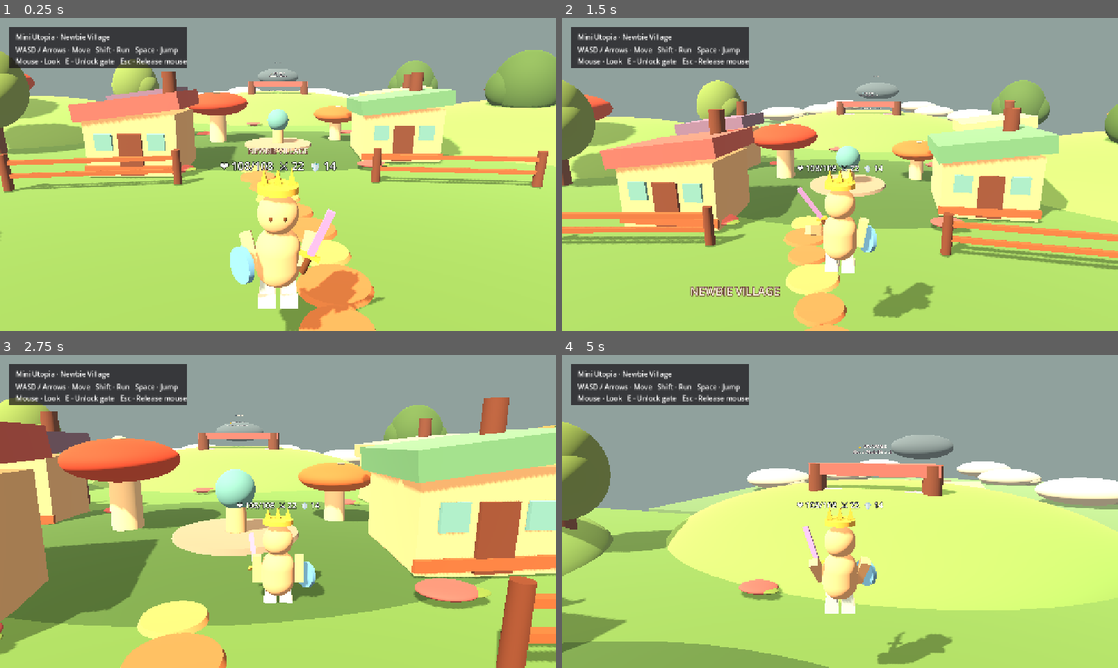
Above: before the commit, frames 1-4 (two rows, left to right).
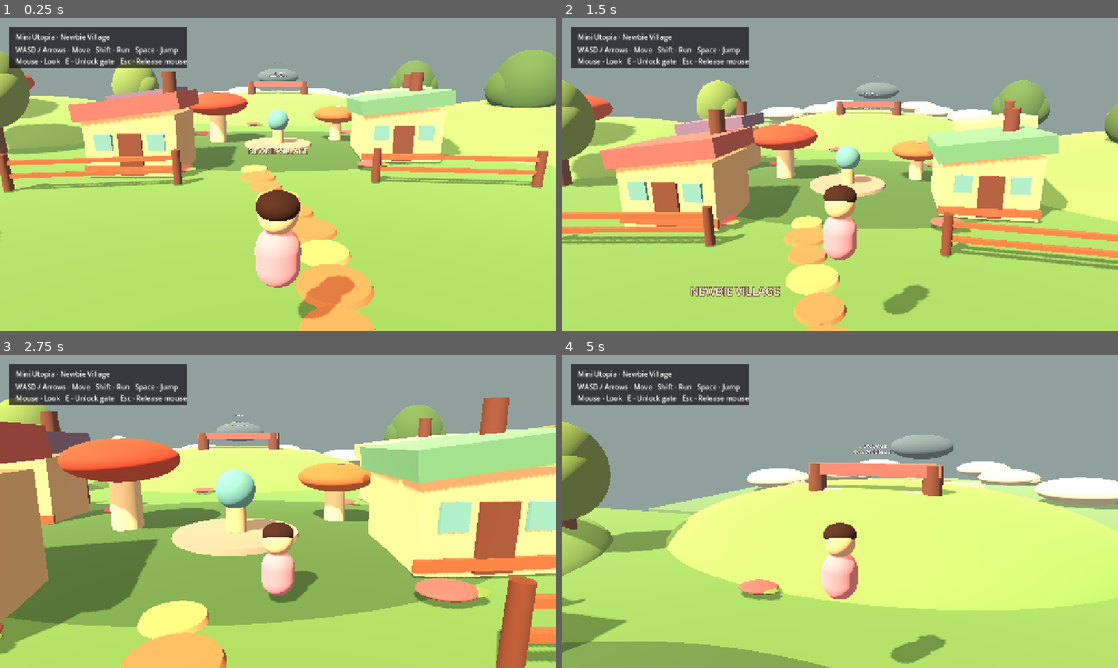
Above: after the commit, the same moments.

Repository: Mrlukahuang/mini-utopia-studio
Game: Godot game, scene res://scenes/main.tscn
Same seed, same stepped clock (60 frames per second), same inputs: the game is played once before the commit and once after it.
Inputs (mouse positions are in pixels of both pictures, inside the frame that each line leads up to):
- Up to frame 1 (0.25 s): no input
- Up to frame 2 (1.5 s): tap Enter at 0.5 s; move the mouse to (867, 174) at 0.52 s; hold Shift (run) 0.53-1.28 s; hold W (move_forward) from 0.53 s (still down); tap Space (jump) at 0.77, 1.07 s; move the mouse to (812, 174) at 1.27 s; tap F (attack) at 1.35 s
- Up to frame 3 (2.75 s): keep holding W (move_forward); tap Space (jump) at 1.52, 1.82 s; tap Shift (run) at 1.55 s; move the mouse to (289, 505) at 2.02 s; hold Shift (run) from 2.03 s (still down); tap E (interact) at 2.1 s
- Up to frame 4 (5 s): keep holding W (move_forward); move the mouse to (834, 517) at 2.77 s; release Shift (run) at 2.78 s; tap Shift (run) at 2.85, 4.55 s; tap Space (jump) at 3.02, 3.32, 3.77, 4.07, 4.52, 4.82 s; move the mouse to (878, 514) at 3.52 s; hold Shift (run) 3.53-4.28 s; move the mouse to (795, 508) at 4.27 s; tap F (attack) at 4.35 s

The runs differ from the first frame. In frame 1, 5.0% of the frame differs, in the area x 39-70%, y 45-100%; in frame 2, 2.4%; in frame 3, 2.1%; in frame 4, 2.5%.
Error after the commit: Parse Error: Identifier "local_position" not declared in the current scope. (res://scripts/creator_play_runtime.gd:384)

Commit message:
fix(play04c): defer Active Baby spawn safely

Diff:
--- a/godot/scripts/creator_play_runtime.gd
+++ b/godot/scripts/creator_play_runtime.gd
@@ -313,22 +313,58 @@
     var world_parent := _player.get_parent()
     if world_parent == null:
         return
-    world_parent.add_child(_baby)
-    _baby.global_position = _player.global_position + Vector3(-1.0, 0.2, 0.8)
-    _baby.configure(_player, baby)
+
+    # Player _ready can run while the World is still adding its children.
+    # Adding the Baby synchronously here causes "Parent node is busy" and the
+    # companion never enters the SceneTree. Queue both steps in deferred order.
+    world_parent.add_child.call_deferred(_baby)
+    _finish_spawn_baby.call_deferred(
+        _baby,
+        baby.duplicate(true),
+        3
+    )
+
+
+func _finish_spawn_baby(
+    baby_node: MiniUtopiaBabyFollowRuntime,
+    baby: Dictionary,
+    retries_left: int
+) -> void:
+    if baby_node == null or not is_instance_valid(baby_node):
+        return
+    if not baby_node.is_inside_tree():
+        if retries_left > 0:
+            _finish_spawn_baby.call_deferred(
+                baby_node,
+                baby,
+                retries_left - 1
+            )
+        else:
+            push_error("PLAY-02: Active Baby could not enter SceneTree.")
+        return
+
+    baby_node.global_position = (
+        _player.global_position
+        + Vector3(-1.05, 0.18, 0.55)
+    )
+    baby_node.configure(_player, baby)
+    print(
+        "PLAY-02 Active Baby ready: ",
+        baby.get("display_name", "Baby")
+    )
 
 
 func _ensure_socket(
     parent: Node3D,
     socket_name: String,
-    position: Vector3
+    local_position: Vector3
 ) -> Node3D:
     var socket := parent.get_node_or_null(NodePath(socket_name)) as Node3D
     if socket == null:
         socket = Node3D.new()
         socket.name = socket_name
         parent.add_child(socket)
-    socket.position = position
+    socket.position = local_position
     return socket
 
 
@@ -345,7 +381,7 @@
 
     var node := MeshInstance3D.new()
     node.name = node_name
-    node.position = position
+    node.position = local_position
     var mesh := BoxMesh.new()
     mesh.size = size
     node.mesh = mesh
